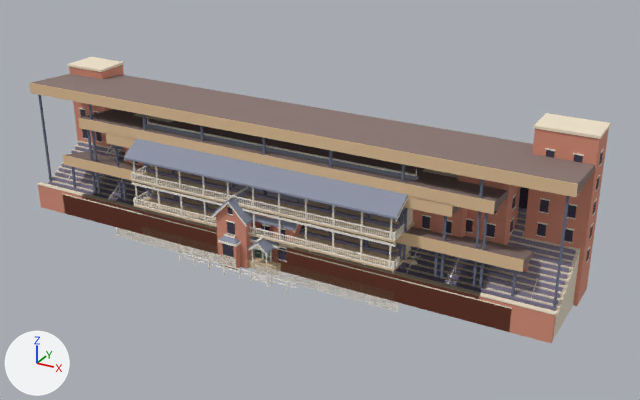
A saved change to the glTF model assets/models/architecture/july_stands.glb.
Both versions are drawn from a 50 mm camera at (58.7, -89.5, 55.4) aimed at (5.9, 6.5, 7.4). Every picture has the same lights, and +X, +Y and +Z are marked at lower left. The older version comes first. Vertices at exactly the same position are counted once.

The first picture shows 'old_pavilion', 'terrace_grand', 'terrace_low', 'terrace_mid', 'terrace_small', 'victorian_house' and 2 more.
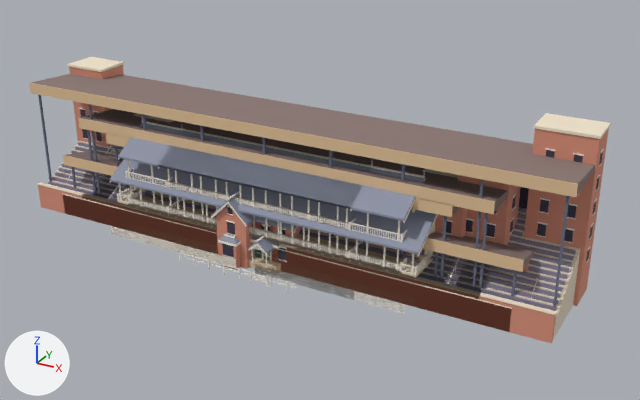
Location of each change, (x1, y1, x2, y2) in pixels of the pictures (640 x 400 px; the box of a moved part takes in the faces that stretch with it):
'old_pavilion', reshaped: before (116, 117, 420, 312); after (110, 118, 426, 314)
'pavilion_small', added: after (110, 159, 438, 306)
    faces in mat_jc_slate (grey #8f95a8): (110, 159, 437, 254)
    faces in mat_jc_trim (white #f7efe2): (110, 181, 438, 278)
    faces in mat_jc_deck (beige #dcc4a2): (117, 188, 433, 306)
    faces in mat_jc_bench (grey #857f96): (133, 190, 424, 262)
'old_pavilion_wing', added: after (149, 128, 372, 295)
    faces in mat_jc_slate (grey #8f95a8): (159, 131, 371, 209)
    faces in mat_jc_trim (white #f7efe2): (149, 128, 372, 295)
    faces in mat_jc_deck (beige #dcc4a2): (167, 200, 356, 287)
part 1 of me_old_pavilion, moved or reshaped (mostly hidden): before (142, 165, 413, 301); after (141, 209, 415, 301)
part 2 of me_old_pavilion, added: after (128, 200, 401, 273)
part 3 of me_old_pavilion, moved or reshaped (mostly hidden afterwards): before (144, 187, 403, 262); after (138, 190, 409, 263)
part 4 of me_old_pavilion, moved or reshaped (not visible afterwards): before (142, 166, 404, 234)
part 5 of me_old_pavilion, rebuilt: before (134, 201, 411, 272); after (128, 189, 407, 271)
part 6 of me_old_pavilion, deleted: before (131, 117, 417, 273)
part 7 of me_old_pavilion, moved or reshaped: before (117, 124, 420, 306); after (110, 118, 426, 314)

The change, as a list of edits to the scene's bpy script:
```text
Change me_old_pavilion:
    used by ob_old_pavilion; location = (0.0, 0.0, 0.0)
    remove me_old_pavilion.from_pydata(...)  # 6846 vertices, 9954 faces; spans x -22.0..22.0, y -3.2..10.8, z -1.0..15.6
    add me_old_pavilion.from_pydata(...)  # 7138 vertices, 10390 faces; spans x -23.0..23.0, y -3.2..10.8, z -1.0..15.6
    me_old_pavilion part 1: the loose piece of 68 vertices spanning x -20.0..20.0, y -0.9..9.0, z -1.0..14.4 is scaled about its middle by (1.05, 1, 1)
    me_old_pavilion part 2: a new loose piece, a box spanning x -21.3..21.3, y -0.95..9.0, z 3.75..4.0, in mat_jc_deck (beige #dcc4a2)
    me_old_pavilion part 3: the loose piece of 20 vertices spanning x -19.7..19.7, y 0.6..6.6, z 4.0..5.4 is scaled about its middle by (1.05, 1, 1)
    me_old_pavilion part 4: the loose piece of 20 vertices spanning x -19.7..19.7, y 0.6..6.6, z 7.9..9.3 is scaled about its middle by (1.05, 1, 1)
    me_old_pavilion part 5: the loose piece of 8 vertices spanning x -20.3..20.3, y -0.9..9.0, z 3.8..4.0 is rebuilt with 76 vertices and now spans x -21.3..21.3, y -0.9..3.1, z 4.0..5.1, in mat_jc_trim (white #f7efe2)
    me_old_pavilion part 6: 199 loose pieces with 1488 vertices, spanning x -20.7..20.7, y -1.0..10.6, z -0.2..15.6, are deleted
    me_old_pavilion part 7: 4 vertices moved within x -4.0..4.0, y 0.2, z 3.5; 1986 vertices removed from x -22.0..22.0, y -3.2..10.6, z -0.3..14.7; 3674 vertices added at x -23.0..23.0, y -3.2..10.6, z -0.3..15.6
    other edits to the shape of me_old_pavilion do not show in these pictures
Add me_pavilion_small:
    me_pavilion_small.from_pydata(...)  # 2938 vertices, 4236 faces; spans x -23.7..23.7, y -1.6..9.7, z -1.0..11.7
    # faces by material slot: [72, 64, 144, 3744, 144, 48, 20]
    me_pavilion_small.materials.append(mat_jc_deck)  # beige #dcc4a2
    me_pavilion_small.materials.append(mat_jc_paint)  # pale yellow #f4e6d0
    me_pavilion_small.materials.append(mat_jc_glass)  # greyish purple #3f3a4d
    me_pavilion_small.materials.append(mat_jc_trim)  # white #f7efe2
    me_pavilion_small.materials.append(mat_jc_door)  # greyish green #7f9f8c
    me_pavilion_small.materials.append(mat_jc_bench)  # grey #857f96
    me_pavilion_small.materials.append(mat_jc_slate)  # grey #8f95a8
Add me_old_pavilion_wing:
    me_old_pavilion_wing.from_pydata(...)  # 5046 vertices, 7328 faces; spans x -16.0..16.0, y -3.2..9.7, z -1.0..15.6
    # faces by material slot: [120, 76, 84, 6776, 156, 96, 20]
    me_old_pavilion_wing.materials.append(mat_jc_deck)  # beige #dcc4a2
    me_old_pavilion_wing.materials.append(mat_jc_paint)  # pale yellow #f4e6d0
    me_old_pavilion_wing.materials.append(mat_jc_glass)  # greyish purple #3f3a4d
    me_old_pavilion_wing.materials.append(mat_jc_trim)  # white #f7efe2
    me_old_pavilion_wing.materials.append(mat_jc_door)  # greyish green #7f9f8c
    me_old_pavilion_wing.materials.append(mat_jc_bench)  # grey #857f96
    me_old_pavilion_wing.materials.append(mat_jc_slate)  # grey #8f95a8
Add ob_pavilion_small:
    ob_pavilion_small = bpy.data.objects.new('pavilion_small', me_pavilion_small)
    ob_pavilion_small.location = (0.0, 0.0, 0.0)
Add ob_old_pavilion_wing:
    ob_old_pavilion_wing = bpy.data.objects.new('old_pavilion_wing', me_old_pavilion_wing)
    ob_old_pavilion_wing.location = (0.0, 0.0, 0.0)
```
